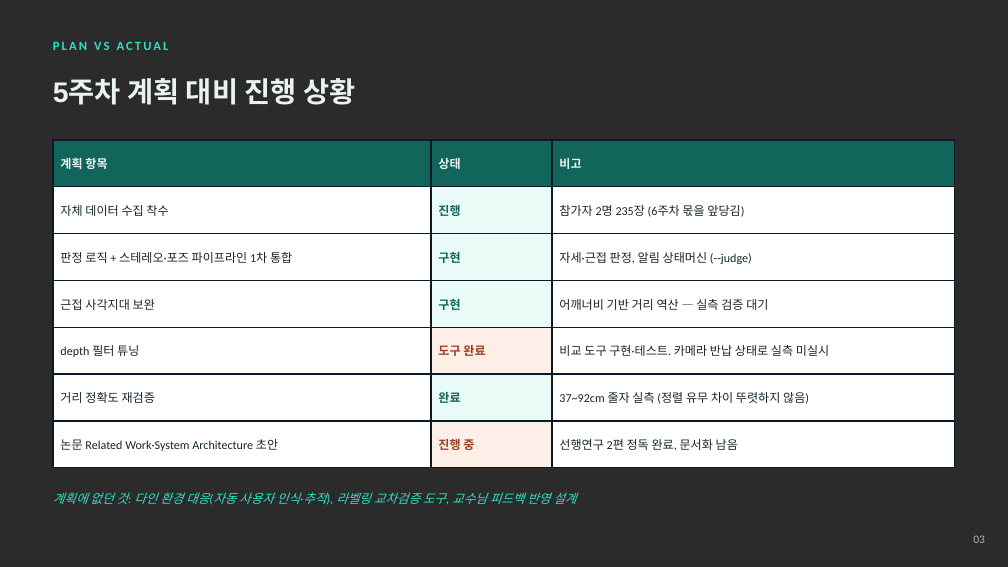
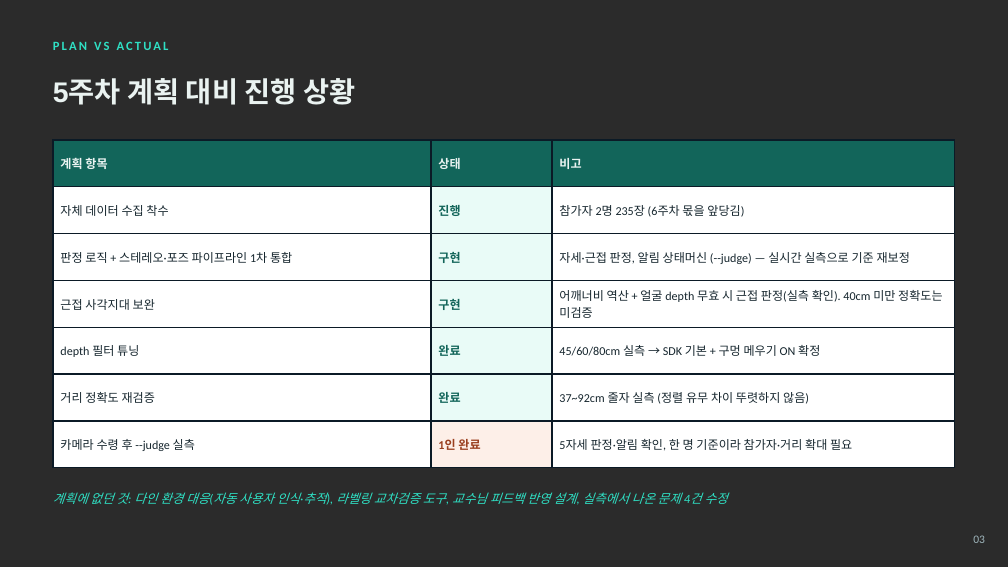
Before and after one commit to gianpark/AIoT-Project, a slide deck: slide 3 of barunjase_week5.pptx. Drawn at 1008x567 pixels with LibreOffice and Linux fonts; fonts in the diff are those of the drawing; background and template pictures are left out; a plain dark background stands for a picture behind light text. Boxes give left, top, right and bottom in pixels: in the first picture for what was removed or moved away, otherwise in the second. Text is boxed around its words. In the diff, an @@ line names an element or a change of style, - is before the commit and + after.

```diff
--- a/barunjase_week5.pptx
+++ b/barunjase_week5.pptx
@@ table at (x1=53, y1=140, x2=955, y2=455) @@
-row 3, column 3: 자세·근접 판정, 알림 상태머신 (--judge)
+row 3, column 3: 자세·근접 판정, 알림 상태머신 (--judge) — 실시간 실측으로 기준 재보정
-row 4, column 3: 어깨너비 기반 거리 역산 — 실측 검증 대기
+row 4, column 3: 어깨너비 역산 + 얼굴 depth 무효 시 근접 판정(실측 확인). 40cm 미만 정확도는 미검증
-row 5, column 2: 도구 완료
+row 5, column 2: 완료
-row 5, column 3: 비교 도구 구현·테스트. 카메라 반납 상태로 실측 미실시
+row 5, column 3: 45/60/80cm 실측 → SDK 기본 + 구멍 메우기 ON 확정
-row 7: 논문 Related Work·System Architecture 초안 | 진행 중 | 선행연구 2편 정독 완료, 문서화 남음
+row 7: 카메라 수령 후 --judge 실측 | 1인 완료 | 5자세 판정·알림 확인, 한 명 기준이라 참가자·거리 확대 필요
@@ fill #FDEFE8 to #E9FBF7 in row 5, column 2 @@
@@ text at (x1=53, y1=492, x2=728, y2=504): text changed @@
-계획에 없던 것: 다인 환경 대응(자동 사용자 인식·추적), 라벨링 교차검증 도구, 교수님 피드백 반영 설계
+계획에 없던 것: 다인 환경 대응(자동 사용자 인식·추적), 라벨링 교차검증 도구, 교수님 피드백 반영 설계, 실측에서 나온 문제 4건 수정
```
Also in this commit, not shown: 9 other slides changed, 1 slide added, 2 other files.
